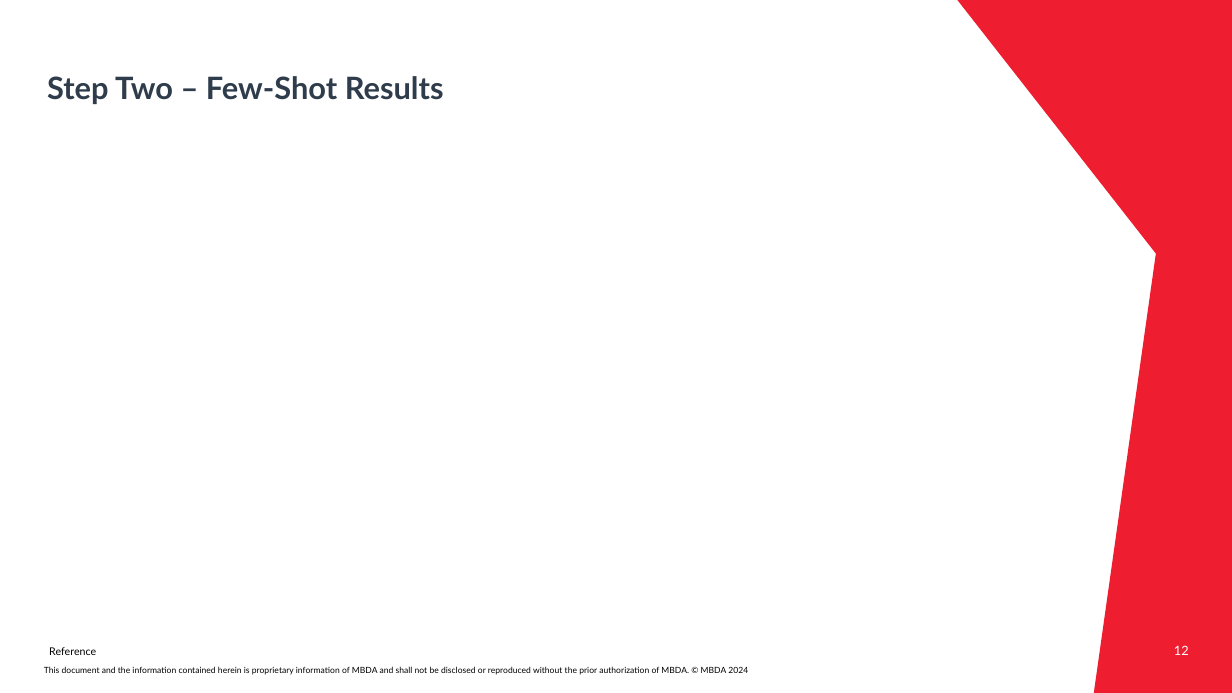
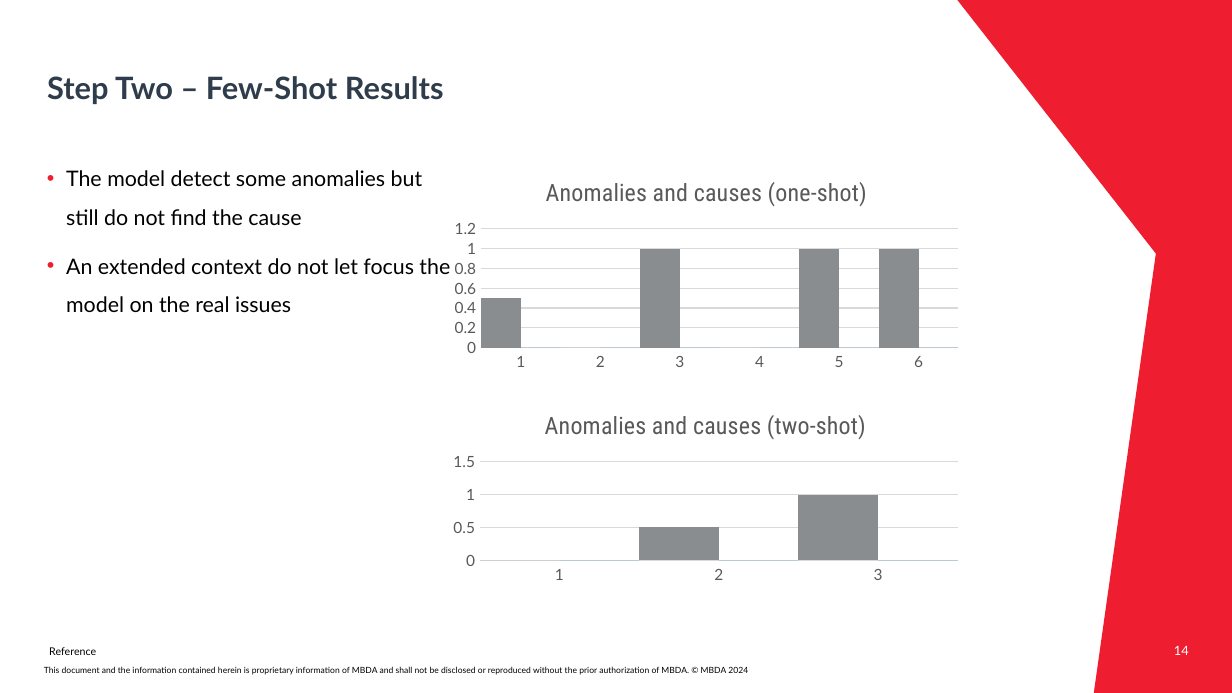
Before and after one commit to Mqtth3w/master-thesis-mbda-unipr, a slide deck: slide 14 of Presentation_Gianvenuti.pptx (slide 12 before the commit). Drawn at 1232x693 pixels with LibreOffice and Linux fonts; fonts in the diff are those of the drawing; background and template pictures are left out. Boxes give left, top, right and bottom in pixels: in the first picture for what was removed or moved away, otherwise in the second. Text is boxed around its words. In the diff, an @@ line names an element or a change of style, - is before the commit and + after.

```diff
--- a/Presentation_Gianvenuti.pptx
+++ b/Presentation_Gianvenuti.pptx
@@ text added at (66,170,450,312), 12.5 pt, text #000000 @@
+• The model detect some anomalies but still do not find the cause
+• An extended context do not let focus the model on the real issues
@@ column chart added at (444,160,968,376) @@
+title "Anomalies and causes (one-shot) "
+categories: 1, 2, 3, 4, 5, 6
+Series 1: 0.5, 0, 1, 0, 1, 1
+Series 2: 0, 0, 0, 0, 0, 0
@@ column chart added at (444,394,968,589) @@
+title "Anomalies and causes (two-shot) "
+categories: 1, 2, 3
+Series 1: 0, 0.5, 1
+Series 2: 0, 0, 0
@@ page number at (1174,645,1189,655): text changed @@
-12
+14
```
Also in this commit, not shown: 9 other slides changed, 2 slides added.
